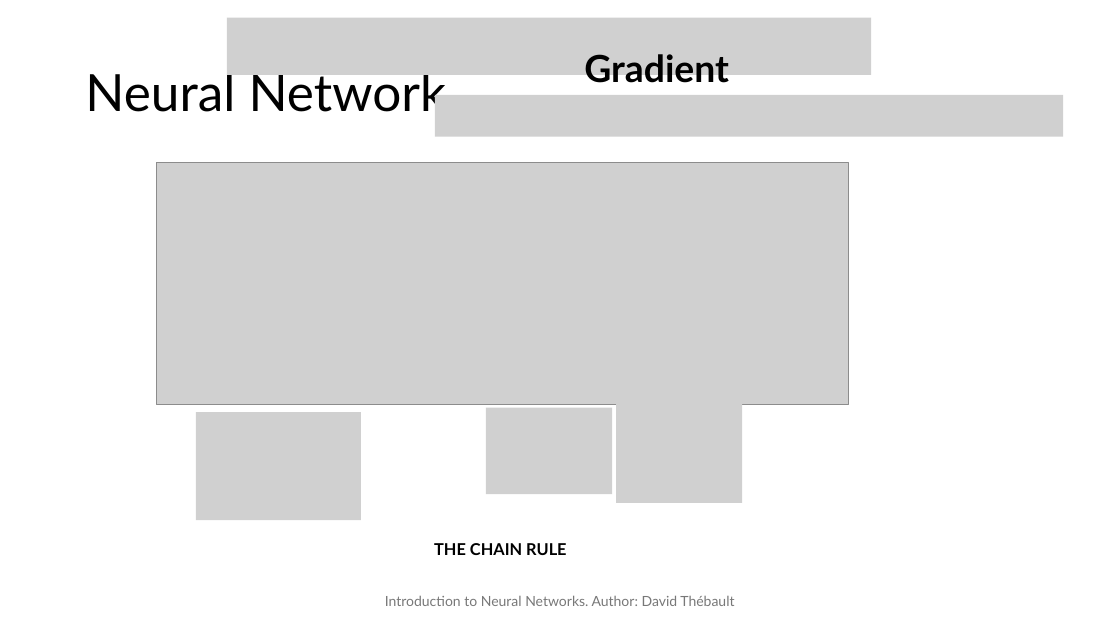
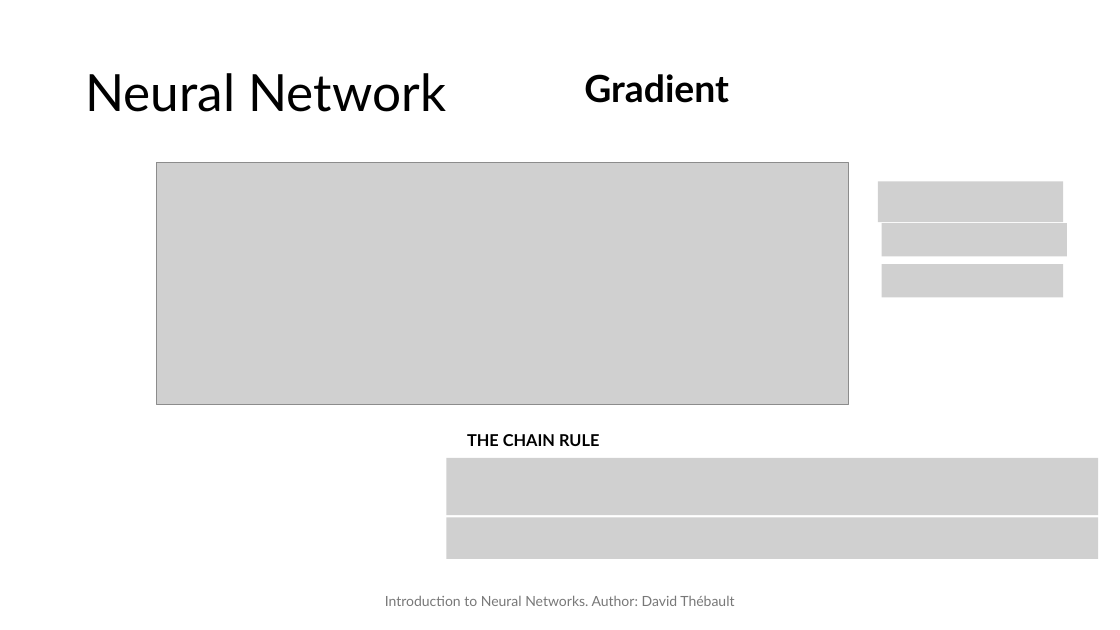
Before and after one commit to David-Tbo/NN, a slide deck: slide 24 of PPT/Intro_NN.pptx (slide 9 before the commit). Drawn at 1120x630 pixels with LibreOffice and Linux fonts; fonts in the diff are those of the drawing; grey boxes stand for pictures. Boxes give left, top, right and bottom in pixels: in the first picture for what was removed or moved away, otherwise in the second. Text is boxed around its words. In the diff, an @@ line names an element or a change of style, - is before the commit and + after.

```diff
--- a/PPT/Intro_NN.pptx
+++ b/PPT/Intro_NN.pptx
@@ picture removed at (227, 18, 871, 75) @@
@@ text "Gradient" rewrapped from (584, 54, 729, 89) to (584, 74, 729, 103) @@
@@ picture removed at (435, 95, 1064, 137) @@
@@ picture added at (878, 181, 1063, 222) @@
@@ picture added at (882, 223, 1067, 256) @@
@@ picture added at (882, 264, 1064, 297) @@
@@ picture removed at (196, 413, 360, 521) @@
@@ picture removed at (486, 408, 612, 494) @@
@@ picture removed at (616, 402, 742, 503) @@
@@ text "THE CHAIN RULE": place and size @@
-text "THE CHAIN RULE" at (434, 543, 566, 555)
+text "THE CHAIN RULE" at (467, 434, 599, 446)
@@ picture added at (446, 458, 1098, 515) @@
@@ picture added at (446, 518, 1098, 560) @@
```
Also in this commit, not shown: 4 other slides changed, 18 slides added.
